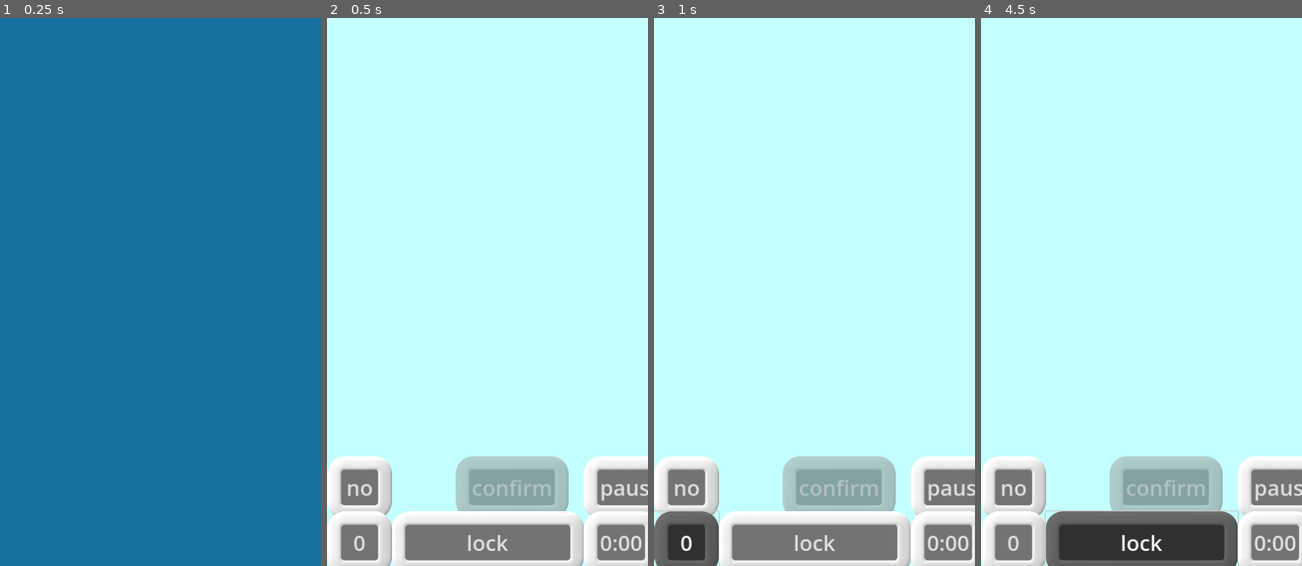
Above: before the commit, frames 1-4 (left to right).
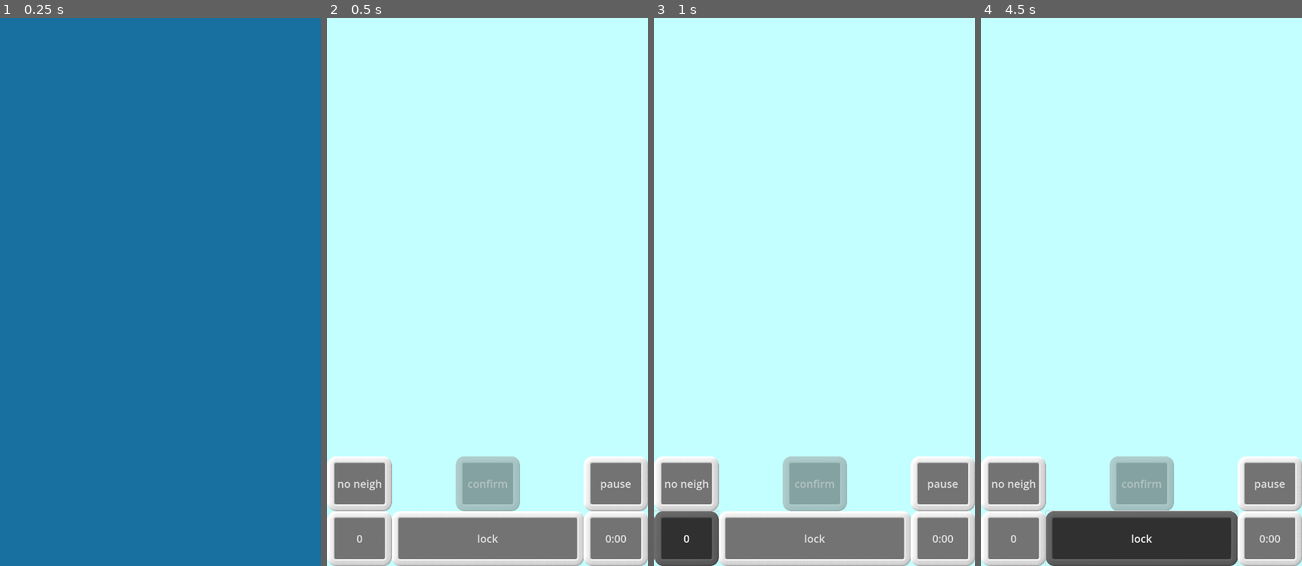
Above: after the commit, the same moments.

Repository: WalynC/sphereSweeperGodot
Game: Godot game, scene res://mainScenes/game.tscn
Same seed, same stepped clock (60 frames per second), same inputs: the game is played once before the commit and once after it. Sound files missing from this copy of the repository are replaced by a short silence.
Inputs:
- Up to frame 1 (0.25 s): no input
- Up to frame 2 (0.5 s): no input
- Up to frame 3 (1 s): click "0" at 0.5 s
- Up to frame 4 (4.5 s): click "lock" at 1.25 s; click "0:00" at 2 s; click "0" at 2.75 s; click "0" at 3.5 s; click "lock" at 4.25 s

Frame 1 is identical in both runs. In frame 2, 7.2% of the frame differs, in the area x 0-100%, y 80-100%; in frame 3, 7.1%; in frame 4, 6.9%.

Commit message:
Adjusted sizes of all UI scenes to make the style boxes fit better

Diff:
--- a/mainScenes/game.tscn
+++ b/mainScenes/game.tscn
@@ -179,14 +179,14 @@
 [node name="lose_screen" parent="ControlRoot" node_paths=PackedStringArray("gm", "gameUI") instance=ExtResource("5_ya7ol")]
 layout_mode = 1
 offset_top = 1024.0
-offset_bottom = 1024.0
+offset_bottom = 2048.0
 gm = NodePath("../..")
 gameUI = NodePath("../game_ui")
 
 [node name="win_screen" parent="ControlRoot" node_paths=PackedStringArray("gm", "gameUI") instance=ExtResource("6_h0wn7")]
 layout_mode = 1
 offset_top = 1024.0
-offset_bottom = 1024.0
+offset_bottom = 2048.0
 mouse_filter = 1
 gm = NodePath("../..")
 gameUI = NodePath("../game_ui")
@@ -194,7 +194,7 @@
 [node name="game_ui" parent="ControlRoot" node_paths=PackedStringArray("gm", "controls", "pauseScreen") instance=ExtResource("7_su4m3")]
 layout_mode = 1
 offset_top = 1024.0
-offset_bottom = 1024.0
+offset_bottom = 2048.0
 gm = NodePath("../..")
 controls = NodePath("../../Controls")
 pauseScreen = NodePath("../PauseMenu")
@@ -202,7 +202,7 @@
 [node name="PauseMenu" parent="ControlRoot" node_paths=PackedStringArray("gm", "gameUI", "optionsUI") instance=ExtResource("8_6obnv")]
 layout_mode = 1
 offset_top = 1024.0
-offset_bottom = 1024.0
+offset_bottom = 2048.0
 gm = NodePath("../..")
 gameUI = NodePath("../game_ui")
 optionsUI = NodePath("../options_menu")
@@ -211,7 +211,6 @@
 layout_mode = 1
 offset_top = 1024.0
 offset_bottom = 2048.0
-scale = Vector2(0.5, 0.5)
 previousUI = NodePath("../PauseMenu")
 
 [node name="chainClearText" type="Label" parent="ControlRoot"]
--- a/mainScenes/menu_scene.tscn
+++ b/mainScenes/menu_scene.tscn
@@ -38,7 +38,6 @@
 layout_mode = 1
 offset_top = 1024.0
 offset_bottom = 2048.0
-scale = Vector2(0.5, 0.5)
 basicGameUI = NodePath("../newGameBasicMenu")
 optionsMenuUI = NodePath("../options_menu")
 
@@ -105,7 +104,6 @@
 layout_mode = 1
 offset_top = 1024.0
 offset_bottom = 2048.0
-scale = Vector2(0.5, 0.5)
 mainMenuUI = NodePath("../mainMenu")
 customGameUI = NodePath("../customGameMenu")
 
@@ -113,7 +111,6 @@
 layout_mode = 1
 offset_top = 1024.0
 offset_bottom = 2048.0
-scale = Vector2(0.5, 0.5)
 basicGameUI = NodePath("../newGameBasicMenu")
 
 [node name="options_menu" parent="menu root" node_paths=PackedStringArray("previousUI") instance=ExtResource("4_dlvh5")]
--- a/mainScenes/tutorial.tscn
+++ b/mainScenes/tutorial.tscn
@@ -207,7 +207,7 @@
 [node name="win_screen" parent="ControlRoot" node_paths=PackedStringArray("gm", "gameUI") instance=ExtResource("14_e8obx")]
 layout_mode = 1
 offset_top = 1024.0
-offset_bottom = 1024.0
+offset_bottom = 2048.0
 mouse_filter = 1
 gm = NodePath("../..")
 gameUI = NodePath("../game_ui")
@@ -215,7 +215,7 @@
 [node name="game_ui" parent="ControlRoot" node_paths=PackedStringArray("gm", "controls", "pauseScreen", "tutorial") instance=ExtResource("15_vnmci")]
 layout_mode = 1
 offset_top = 1024.0
-offset_bottom = 1024.0
+offset_bottom = 2048.0
 gm = NodePath("../..")
 controls = NodePath("../../Controls")
 pauseScreen = NodePath("../tutorial_pause_menu")
@@ -258,7 +258,7 @@
 [node name="tutorial_pause_menu" parent="ControlRoot" node_paths=PackedStringArray("gm", "gameUI", "optionsUI") instance=ExtResource("15_kkf3v")]
 layout_mode = 1
 offset_top = 1024.0
-offset_bottom = 1024.0
+offset_bottom = 2048.0
 gm = NodePath("../..")
 gameUI = NodePath("../game_ui")
 optionsUI = NodePath("../options_menu")
--- a/uiScenes/custom_game_menu.tscn
+++ b/uiScenes/custom_game_menu.tscn
@@ -11,6 +11,7 @@
 offset_bottom = 1024.0
 grow_horizontal = 2
 grow_vertical = 2
+scale = Vector2(0.5, 0.5)
 script = ExtResource("1_dj66g")
 densText = NodePath("densText")
 sizeText = NodePath("sizeText")
--- a/uiScenes/game_ui.tscn
+++ b/uiScenes/game_ui.tscn
@@ -29,8 +29,11 @@
 anchors_preset = 15
 anchor_right = 1.0
 anchor_bottom = 1.0
+offset_right = 600.0
+offset_bottom = 1024.0
 grow_horizontal = 2
 grow_vertical = 2
+scale = Vector2(0.5, 0.5)
 size_flags_horizontal = 3
 size_flags_vertical = 3
 mouse_filter = 2
--- a/uiScenes/lose_screen.tscn
+++ b/uiScenes/lose_screen.tscn
@@ -7,8 +7,11 @@
 anchors_preset = 15
 anchor_right = 1.0
 anchor_bottom = 1.0
+offset_right = 600.0
+offset_bottom = 1024.0
 grow_horizontal = 2
 grow_vertical = 2
+scale = Vector2(0.5, 0.5)
 script = ExtResource("1_0el4u")
 
 [node name="restart" type="Button" parent="."]
--- a/uiScenes/main_menu.tscn
+++ b/uiScenes/main_menu.tscn
@@ -11,6 +11,7 @@
 offset_bottom = 1024.0
 grow_horizontal = 2
 grow_vertical = 2
+scale = Vector2(0.5, 0.5)
 script = ExtResource("1_lohpg")
 continueButton = NodePath("cont")
 
--- a/uiScenes/new_game_basic_menu.tscn
+++ b/uiScenes/new_game_basic_menu.tscn
@@ -11,6 +11,7 @@
 offset_bottom = 1024.0
 grow_horizontal = 2
 grow_vertical = 2
+scale = Vector2(0.5, 0.5)
 script = ExtResource("1_i18yl")
 densities = [NodePath("5p"), NodePath("10p"), NodePath("15p")]
 sizes = [NodePath("sm"), NodePath("me"), NodePath("la")]
--- a/uiScenes/pause_menu.tscn
+++ b/uiScenes/pause_menu.tscn
@@ -7,8 +7,11 @@
 anchors_preset = 15
 anchor_right = 1.0
 anchor_bottom = 1.0
+offset_right = 600.0
+offset_bottom = 1024.0
 grow_horizontal = 2
 grow_vertical = 2
+scale = Vector2(0.5, 0.5)
 script = ExtResource("1_m1scm")
 
 [node name="menu" type="Button" parent="."]
--- a/uiScenes/tutorial_pause_menu.tscn
+++ b/uiScenes/tutorial_pause_menu.tscn
@@ -7,8 +7,11 @@
 anchors_preset = 15
 anchor_right = 1.0
 anchor_bottom = 1.0
+offset_right = 600.0
+offset_bottom = 1024.0
 grow_horizontal = 2
 grow_vertical = 2
+scale = Vector2(0.5, 0.5)
 script = ExtResource("1_5r30l")
 
 [node name="menu" type="Button" parent="."]
--- a/uiScenes/win_screen.tscn
+++ b/uiScenes/win_screen.tscn
@@ -7,8 +7,11 @@
 anchors_preset = 15
 anchor_right = 1.0
 anchor_bottom = 1.0
+offset_right = 600.0
+offset_bottom = 1024.0
 grow_horizontal = 2
 grow_vertical = 2
+scale = Vector2(0.5, 0.5)
 script = ExtResource("1_m8m2m")
 time = NodePath("time")
 bombs = NodePath("bombs hit")
